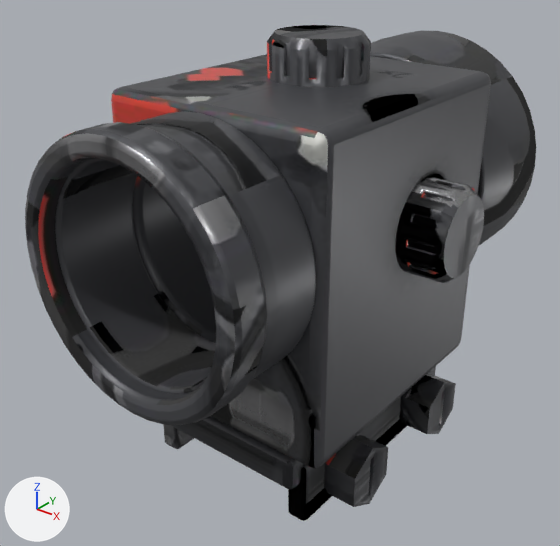
What one commit did to the glTF model packages/fps-client/src/viewmodel/assets/prism.glb.
The view is the same before and after, from a camera (50 mm lens) standing at (0.0612, -0.0826, 0.0705) and looking at (-0.0027, -0.0027, 0.0209). Every picture has the same lights, and +X, +Y and +Z are marked at lower left. The first picture is the older version. Vertices at exactly the same position are counted once.

Names of what the first picture shows: 'body'.
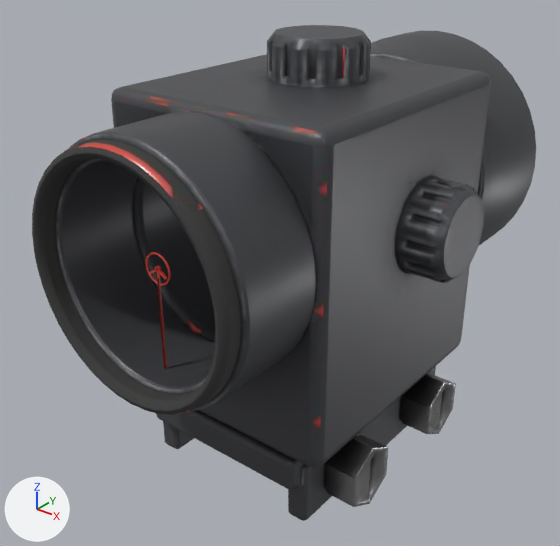
What differs and where, as boxes (x1, y1, x2, y2) in the pictures (560 x 546 px; the box of a moved part takes in the faces that stretch with it):
'body', reshaped
    before: (25, 25, 536, 521)
    after: (32, 25, 536, 521)
part 1 of me_body, moved or reshaped
    before: (25, 122, 267, 425)
    after: (32, 139, 242, 415)
part 2 of me_body, surface changed
    both: (55, 25, 536, 521)

What changed in the scene script:
```text
Change me_body:
    used by ob_body; location = (0.0, 0.0, 0.0)
    remove me_body.from_pydata(...)  # 3984 vertices, 7928 faces; spans x -0.025..0.0232, y -0.0345..0.036, z -0.0062..0.0547
    add me_body.from_pydata(...)  # 3968 vertices, 7896 faces; spans x -0.025..0.0232, y -0.0345..0.036, z -0.0062..0.0547
    me_body part 1: 229 vertices moved from x -0.0172..0.0172, y -0.0345..-0.029, z 0.0148..0.0492 to x -0.0158..0.0158, y -0.0345..-0.029, z 0.0162..0.0478; 251 vertices removed from x -0.0162..0.0162, y -0.0345..-0.029, z 0.016..0.0482; 235 vertices added at x -0.0149..0.0149, y -0.0345..-0.029, z 0.0171..0.047
    me_body part 2: 6628 kept faces spanning x -0.025..0.0232, y -0.0345..0.036, z -0.0062..0.0547 get new texture (UV) coordinates
```
